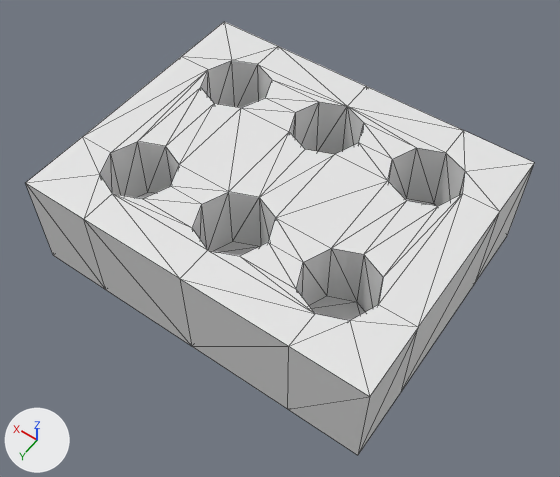
Two versions of the FBX model Fichiers de mod/export/boite.FBX, one commit apart.
Camera for both pictures: a 50 mm camera at (-0.769, 1.089, 1.737) aimed at (-0.028, 0.051, 0.105). Arrows for +X, +Y and +Z are at lower left; the lights stay in place. Mesh edges are drawn as thin lines. Where no turn or scale is listed for an object, it has been applied to the vertices.
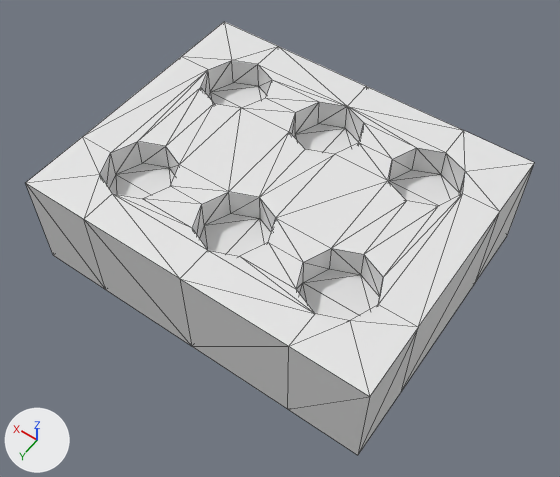
What differs and where, as boxes (x1, y1, x2, y2) in the pictures (560 x 477 px; the box of a moved part takes in the faces that stretch with it):
part 1 of me_mesh, moved or reshaped: (100, 142, 383, 321) in both
part 2 of me_mesh, moved or reshaped: (201, 61, 465, 206) in both

Patch to the scene script:
```diff
--- a/Fichiers de mod/export/boite.FBX.py
+++ b/Fichiers de mod/export/boite.FBX.py
@@ me_mesh @@
 me_mesh.from_pydata(...)  # 130 vertices, 256 faces; spans x -0.5..0.5, y -0.4..0.4, z 0.0..0.3
 # used by ob_box001; location = (0.0, 0.0, 0.0)
+# me_mesh part 1: all 24 vertices in x -0.4..0.4, y 0.1..0.3, z 0.102 are moved by (0.0, 0.0, 0.117)
+# me_mesh part 2: all 24 vertices in x -0.4..0.4, y -0.3..-0.1, z 0.102 are moved by (0.0, 0.0, 0.117)
```
